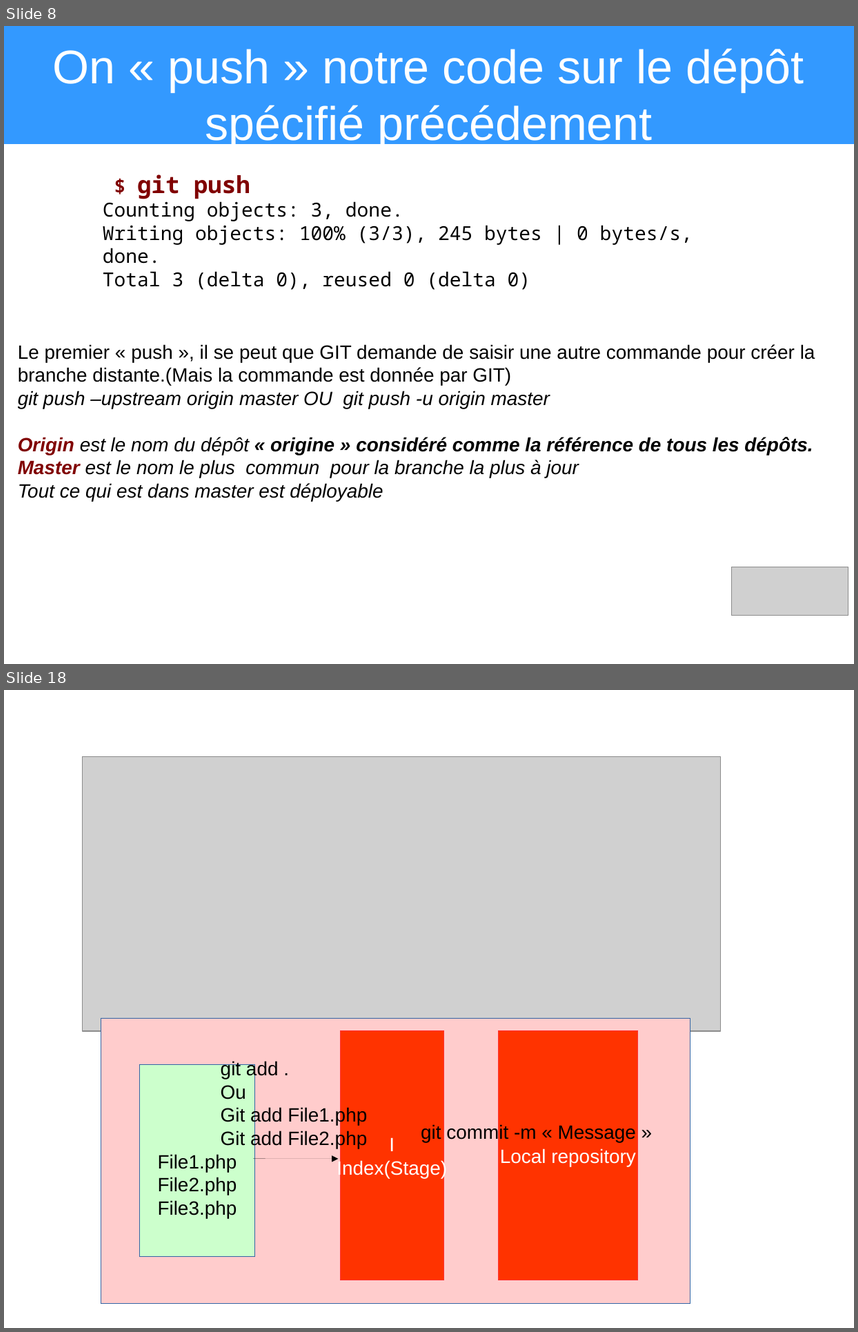
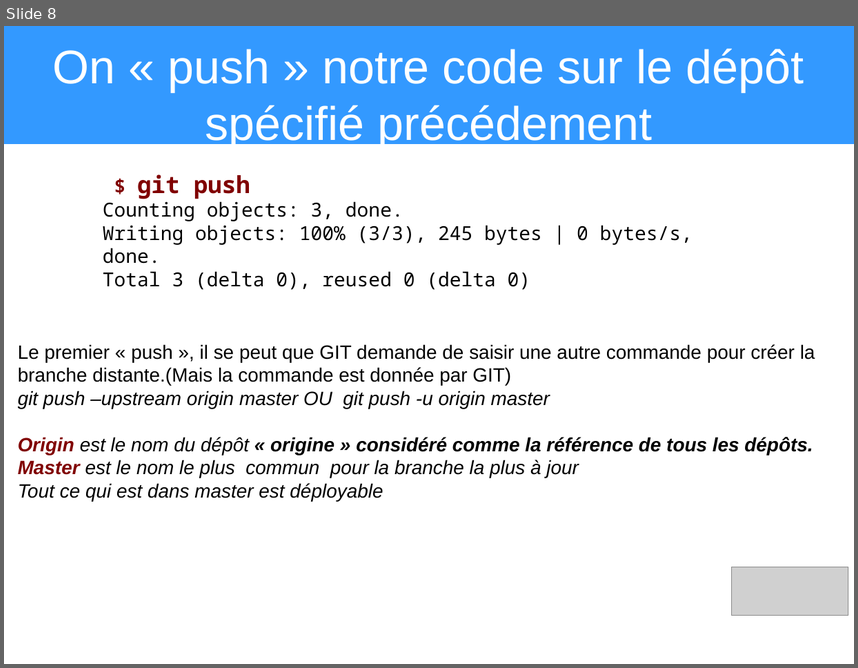
Before and after one commit to heylve/current, a slide deck: Presentations/git_explained.odp. Shown one above the other, each under a label of ours: slides 8 and 18 before the commit, slide 8 after it; the slides between them are not shown. The pictures are 858x1332 and 858x668 pixels, drawn with LibreOffice and Linux fonts; fonts in the diff are those of the drawing; grey boxes stand for pictures. Boxes give left, top, right and bottom in pixels: in the first picture for what was removed or moved away, otherwise in the second. Text is boxed around its words. In the diff, an @@ line names an element or a change of style, - is before the commit and + after.

```diff
--- a/Presentations/git_explained.odp
+++ b/Presentations/git_explained.odp
@@ slide 18 removed at (4, 690, 854, 1328), background #FFFFFF @@
@@ picture removed at (82, 757, 721, 1031) @@
@@ rectangle removed at (101, 1018, 691, 1303) @@
@@ rectangle removed at (340, 1031, 444, 1280) @@
-I
-Index(Stage)
@@ rectangle removed at (499, 1031, 638, 1280) @@
-Local repository
@@ text removed at (221, 1060, 367, 1148) @@
-git add .
-Ou
-Git add File1.php
-Git add File2.php
@@ rectangle removed at (140, 1065, 254, 1257) @@
-File1.php
-File2.php
-File3.php
@@ text removed at (421, 1123, 636, 1142) @@
-git commit -m « Message »
@@ arrow removed from (253, 1159) to (338, 1159) @@
```
Also in this commit, not shown: 2 slides changed, 7 slides added, 7 other slides removed.
